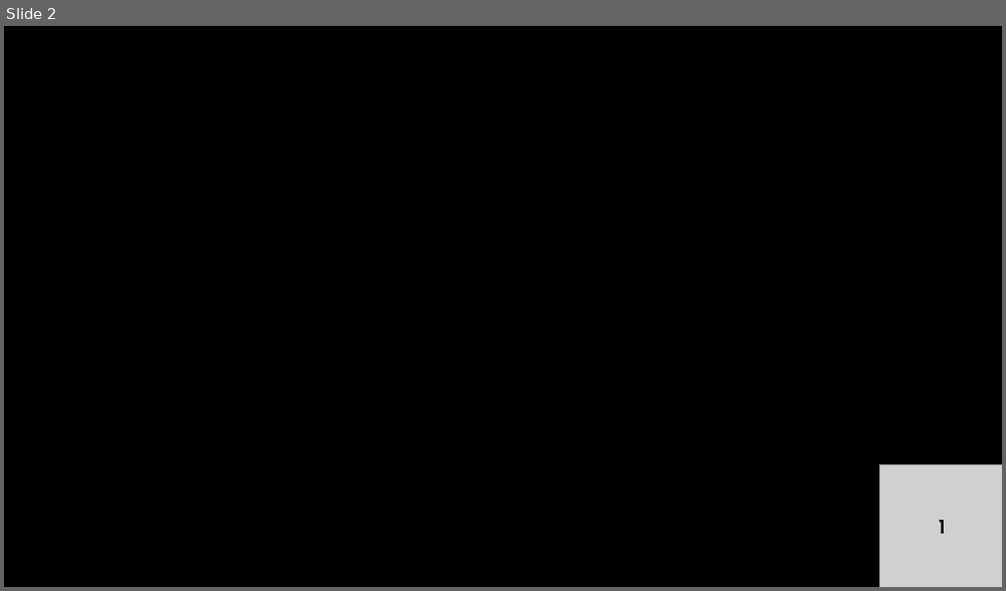
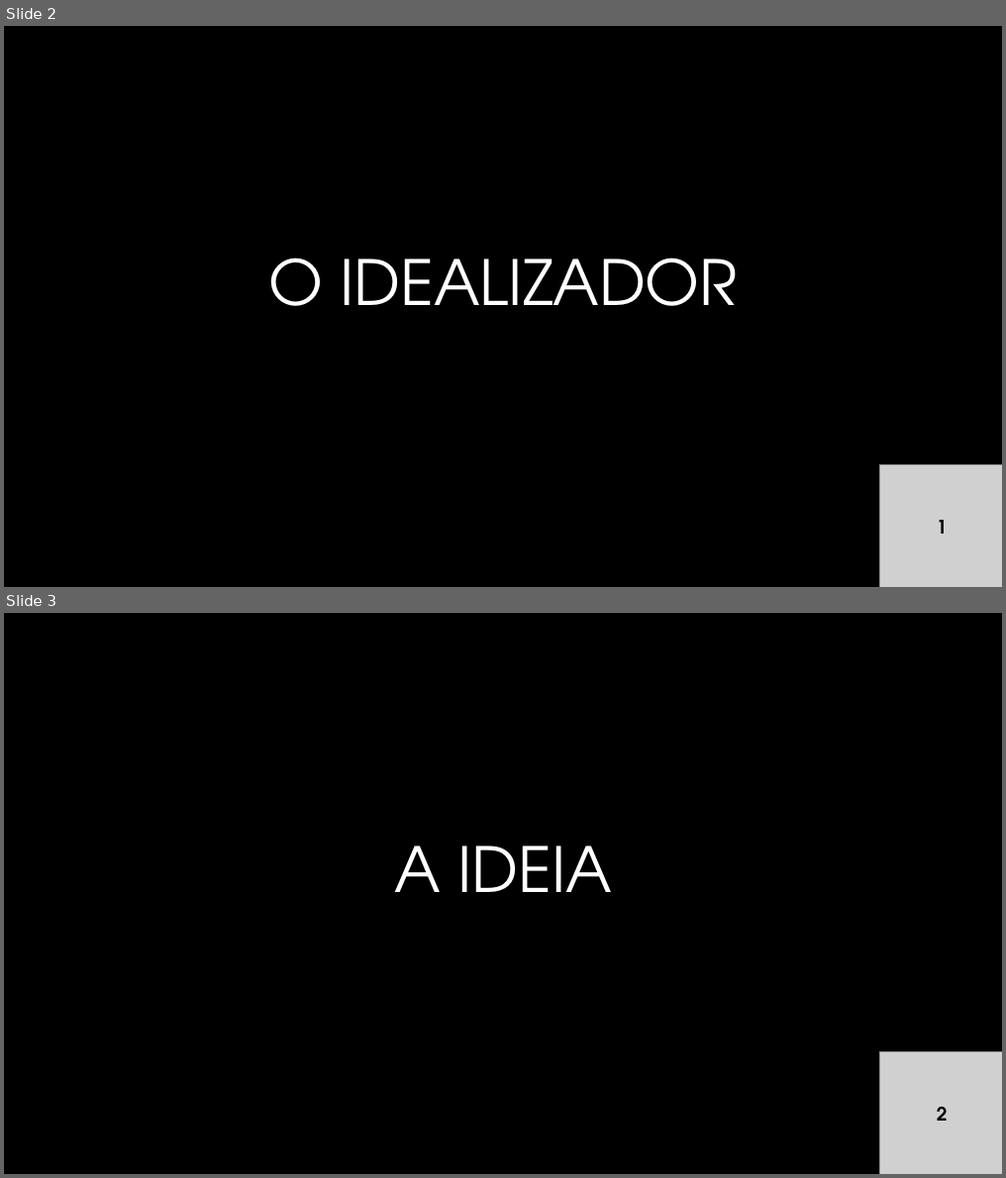
Before and after one commit to rafaelcavalieri/GalleryApp, a slide deck: docs/apresentação tcc.pptx. Shown one above the other, each under a label of ours: slide 2 before the commit, slides 2 and 3 after it. The pictures are 1006x591 and 1006x1178 pixels, drawn with LibreOffice and Linux fonts; fonts in the diff are those of the drawing; grey boxes stand for pictures; background and template pictures are left out. Boxes give left, top, right and bottom in pixels: in the first picture for what was removed or moved away, otherwise in the second. Text is boxed around its words. In the diff, an @@ line names an element or a change of style, - is before the commit and + after.

```diff
--- a/docs/apresentação tcc.pptx
+++ b/docs/apresentação tcc.pptx
@@ slide 3 added at [4, 613, 1002, 1174], background #000000 @@
@@ title added at [394, 846, 612, 892], 60 pt, text #FFFFFF @@
+A IDEIA
@@ picture added at [880, 1053, 1002, 1174] @@
@@ text added at [937, 1107, 947, 1121], 18 pt, text #000000, bold @@
+2
@@ slide 2 changed as well @@
@@ title added at [268, 258, 738, 306], 60 pt, text #FFFFFF @@
+O IDEALIZADOR
```
Also in this commit, not shown: 1 other slide changed, 4 other slides added, 2 other files.
